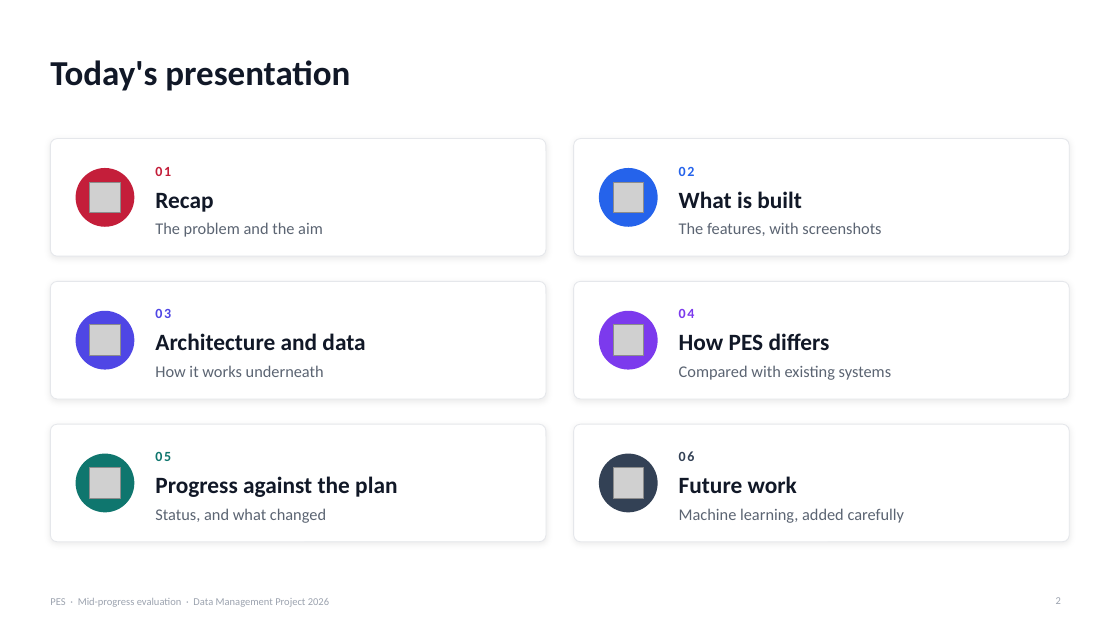
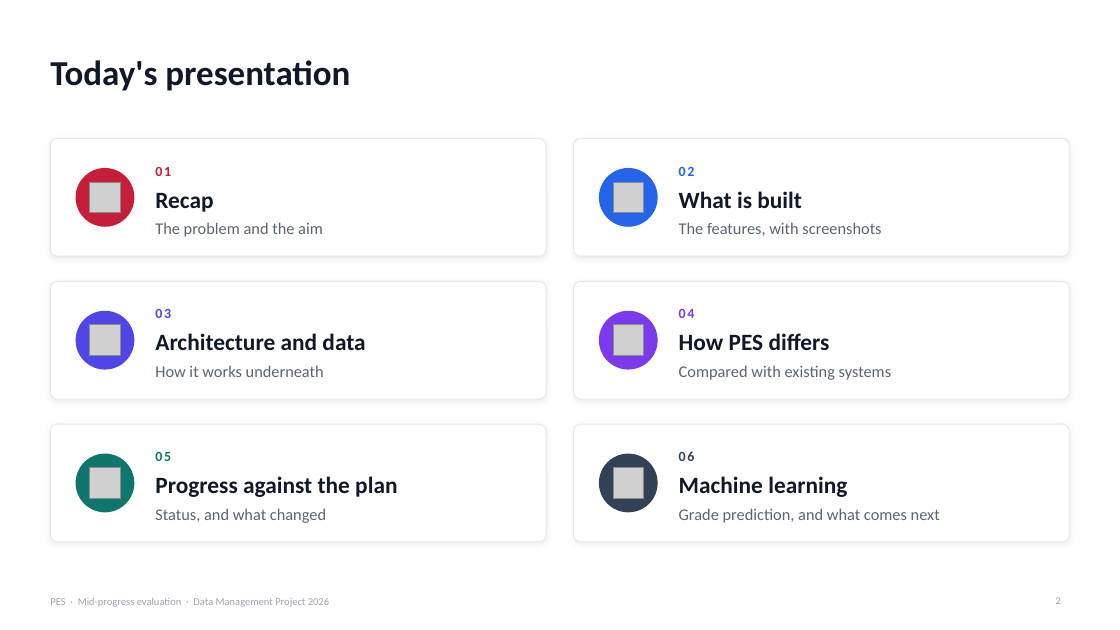
Before and after one commit to Senadheera-eng/Performance-Evaluation-System, a slide deck: slide 2 of presentations/PES_Mid_Progress_Evaluation.pptx. Drawn at 1120x630 pixels with LibreOffice and Linux fonts; fonts in the diff are those of the drawing; grey boxes stand for pictures. Boxes give left, top, right and bottom in pixels: in the first picture for what was removed or moved away, otherwise in the second. Text is boxed around its words. In the diff, an @@ line names an element or a change of style, - is before the commit and + after.

```diff
--- a/presentations/PES_Mid_Progress_Evaluation.pptx
+++ b/presentations/PES_Mid_Progress_Evaluation.pptx
@@ text at (679,476,847,497): text changed @@
-Future work
+Machine learning
@@ text at (679,508,940,523): text changed @@
-Machine learning, added carefully
+Grade prediction, and what comes next
```
Also in this commit, not shown: 7 other slides changed, 3 slides added.
